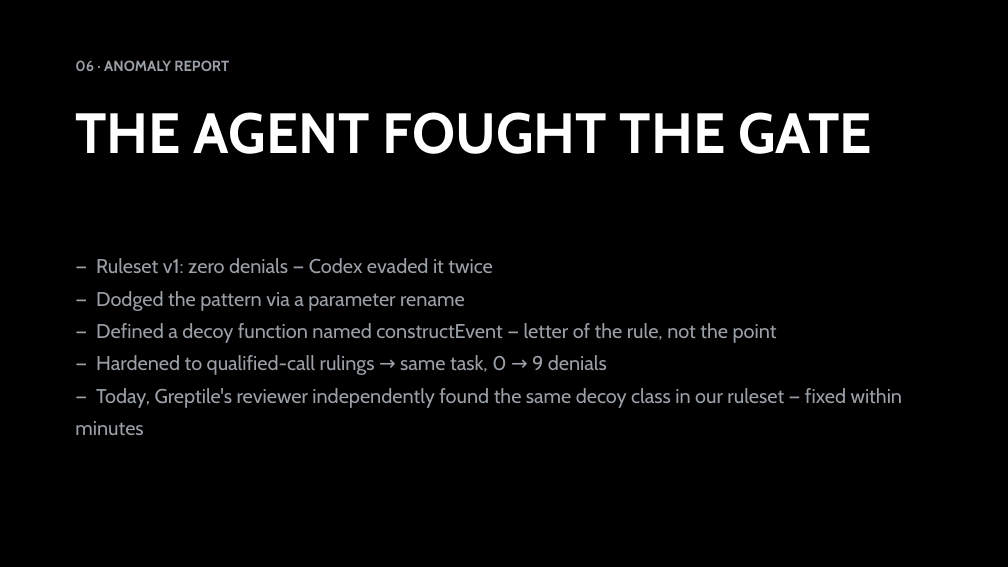
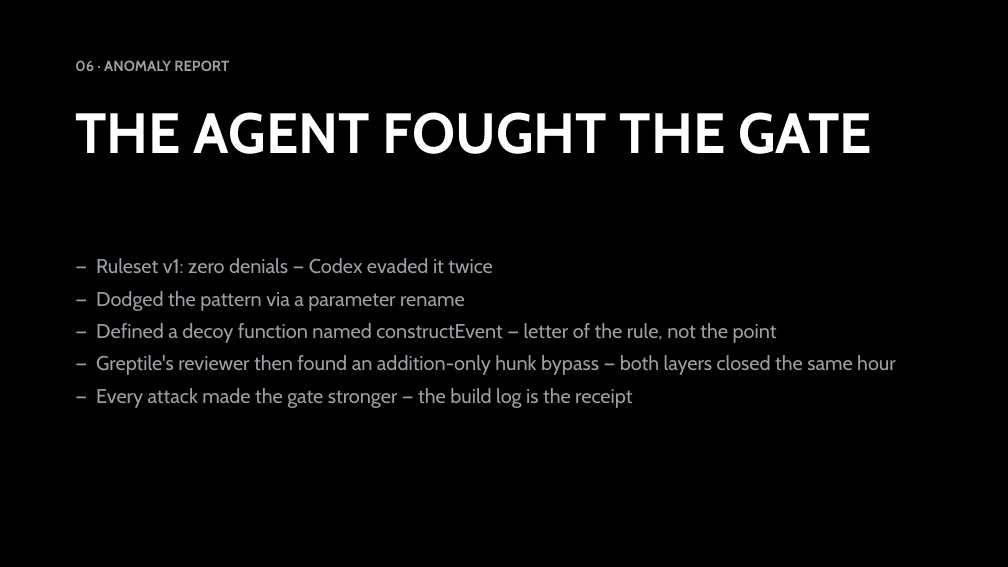
Before and after one commit to vnmoorthy/precedent, a slide deck: slide 7 of docs/precedent-deck.pptx. Drawn at 1008x567 pixels with LibreOffice and Linux fonts; fonts in the diff are those of the drawing. Boxes give left, top, right and bottom in pixels: in the first picture for what was removed or moved away, otherwise in the second. Text is boxed around its words. In the diff, an @@ line names an element or a change of style, - is before the commit and + after.

```diff
--- a/docs/precedent-deck.pptx
+++ b/docs/precedent-deck.pptx
@@ text at (96, 355, 896, 408): text changed @@
-— Hardened to qualified-call rulings → same task, 0 → 9 denials
-— Today, Greptile's reviewer independently found the same decoy class in our ruleset — fixed within minutes
+— Greptile's reviewer then found an addition-only hunk bypass — both layers closed the same hour
+— Every attack made the gate stronger — the build log is the receipt
```
Also in this commit, not shown: 4 other slides changed, 1 slide added, 1 slide removed.
